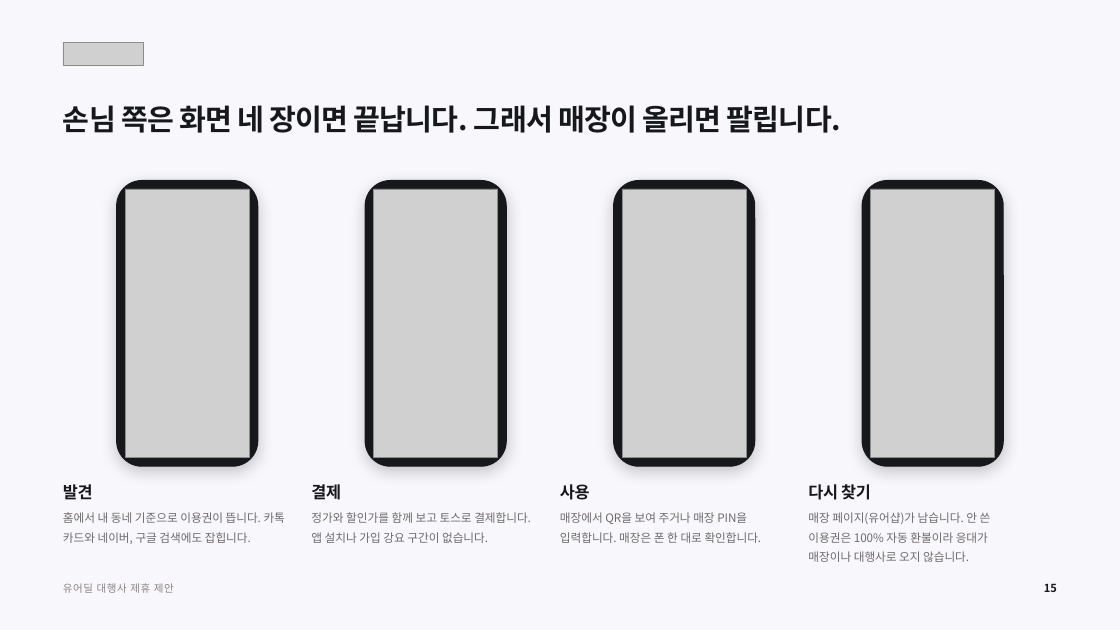
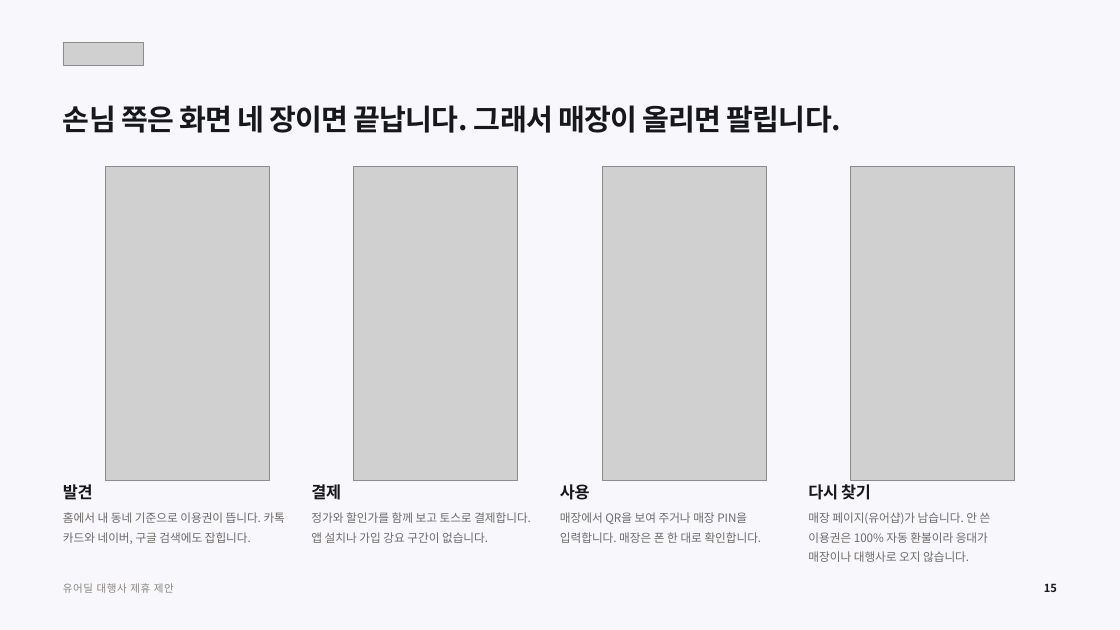
Before and after one commit to tobe2111/ur-live, a slide deck: slide 15 of docs/business/proposals/urdeal-agency-proposal.pptx. Drawn at 1120x630 pixels with LibreOffice and Linux fonts; fonts in the diff are those of the drawing; grey boxes stand for pictures. Boxes give left, top, right and bottom in pixels: in the first picture for what was removed or moved away, otherwise in the second. Text is boxed around its words. In the diff, an @@ line names an element or a change of style, - is before the commit and + after.

```diff
--- a/docs/business/proposals/urdeal-agency-proposal.pptx
+++ b/docs/business/proposals/urdeal-agency-proposal.pptx
@@ picture: place and size @@
-picture at <box>125,189,250,458</box>
+picture at <box>105,166,270,481</box>
@@ picture: place and size @@
-picture at <box>374,189,498,458</box>
+picture at <box>354,166,518,481</box>
@@ picture: place and size @@
-picture at <box>623,189,747,458</box>
+picture at <box>602,166,767,481</box>
@@ picture: place and size @@
-picture at <box>870,189,995,458</box>
+picture at <box>851,166,1016,481</box>
@@ rounded rectangle removed at <box>117,181,258,466</box> @@
@@ rounded rectangle removed at <box>365,181,507,466</box> @@
@@ rounded rectangle removed at <box>614,181,755,466</box> @@
@@ rounded rectangle removed at <box>862,181,1003,466</box> @@
```
Also in this commit, not shown: 4 other slides changed, 6 other files.
